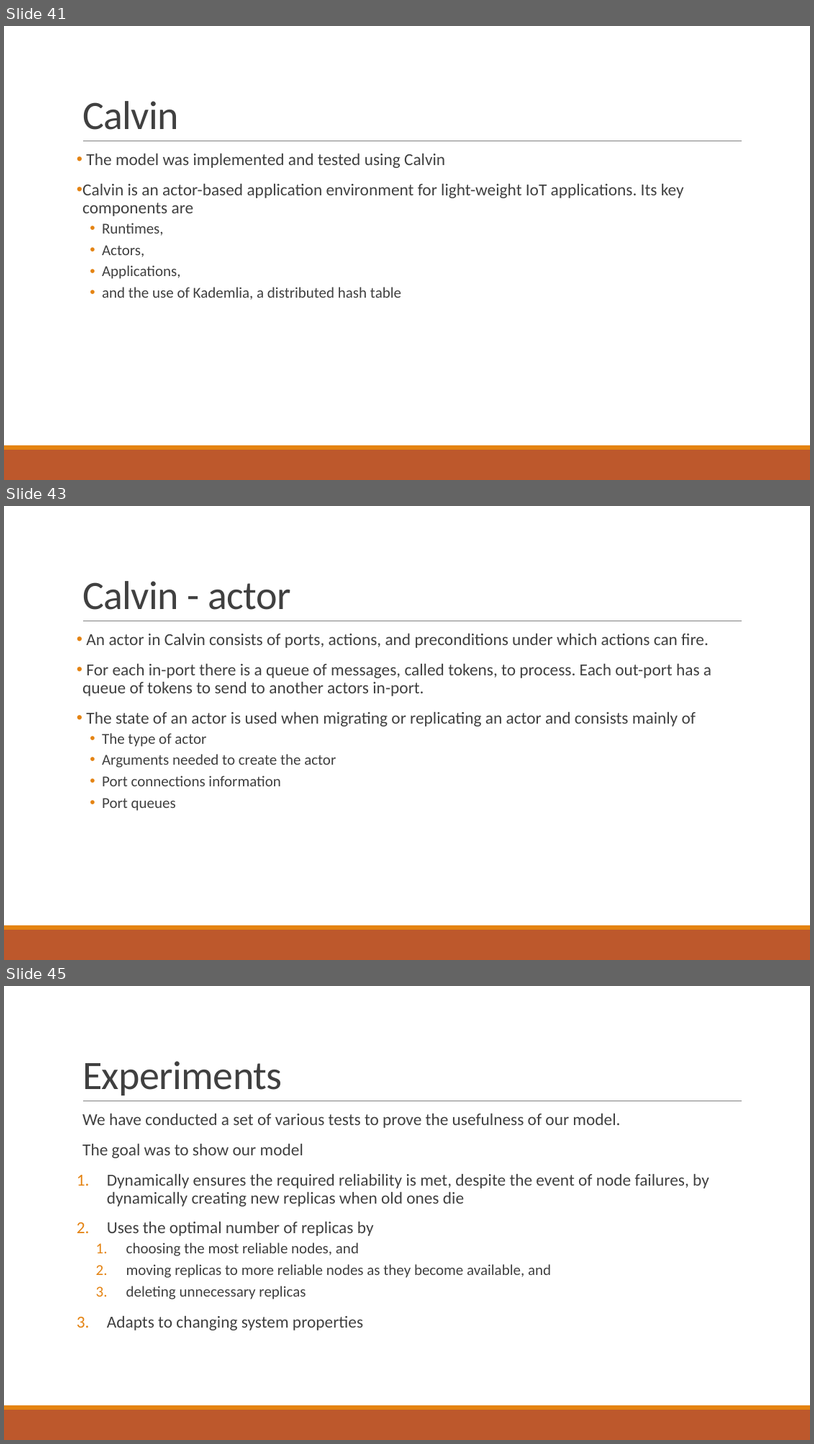
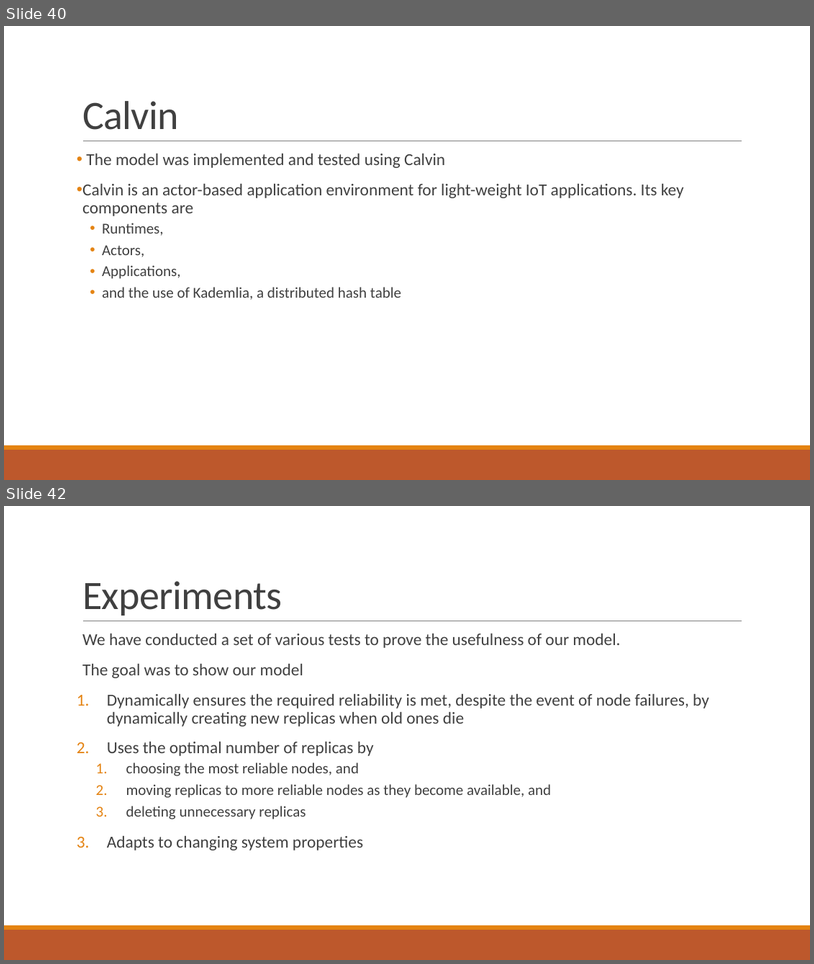
Before and after one commit to PStahl/master_thesis, a slide deck: presentation/presentation2.pptx. Shown one above the other, each under a label of ours: slides 41, 43 and 45 before the commit, slides 40 and 42 after it; the slides between them are not shown. The pictures are 814x1444 and 814x964 pixels, drawn with LibreOffice and Linux fonts; fonts in the diff are those of the drawing. Boxes give left, top, right and bottom in pixels: in the first picture for what was removed or moved away, otherwise in the second. Text is boxed around its words. In the diff, an @@ line names an element or a change of style, - is before the commit and + after.

```diff
--- a/presentation/presentation2.pptx
+++ b/presentation/presentation2.pptx
@@ slide 43 removed at [4,506,810,960], background #FFFFFF; not listed: 3 template elements that a slide beside it also shows @@
@@ title removed at [82,581,291,610] @@
-Calvin - actor
@@ text removed at [82,633,712,811] @@
-• An actor in Calvin consists of ports, actions, and preconditions under which actions can fire.
-• For each in-port there is a queue of messages, called tokens, to process. Each out-port has a queue of tokens to send to another actors in-port.
-• The state of an actor is used when migrating or replicating an actor and consists mainly of
-  • The type of actor
-  • Arguments needed to create the actor
-  • Port connections information
-  • Port queues
@@ what was slide 41 is now slide 40 @@
@@ what was slide 45 is now slide 42 @@
```
Also in this commit, not shown: 2 slides changed, 2 other slides removed.
